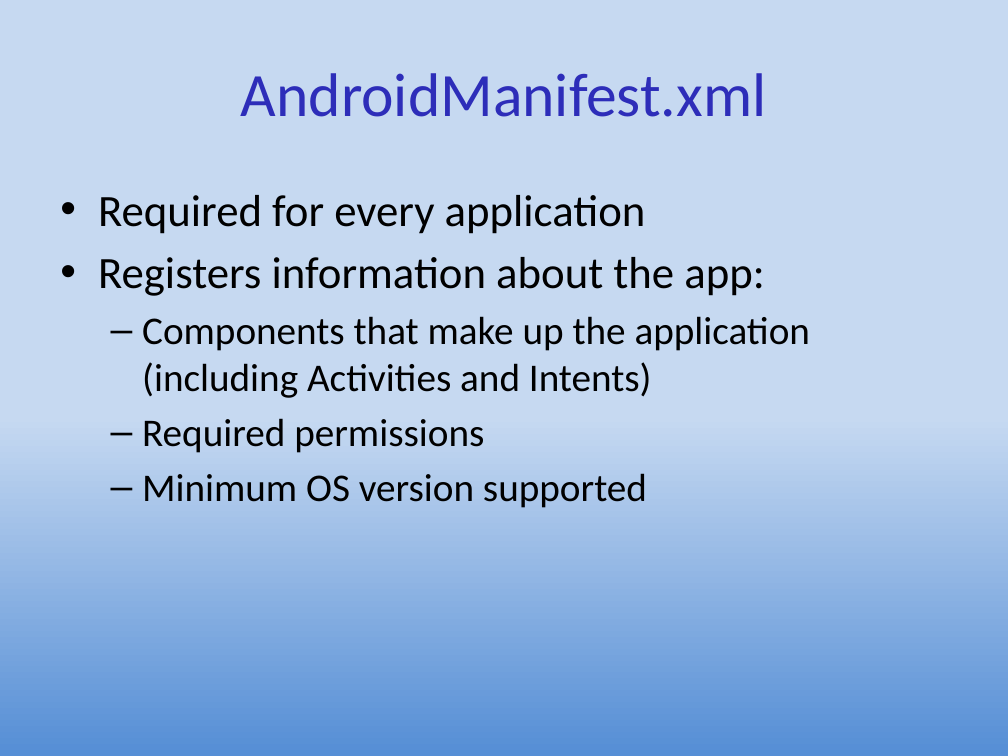
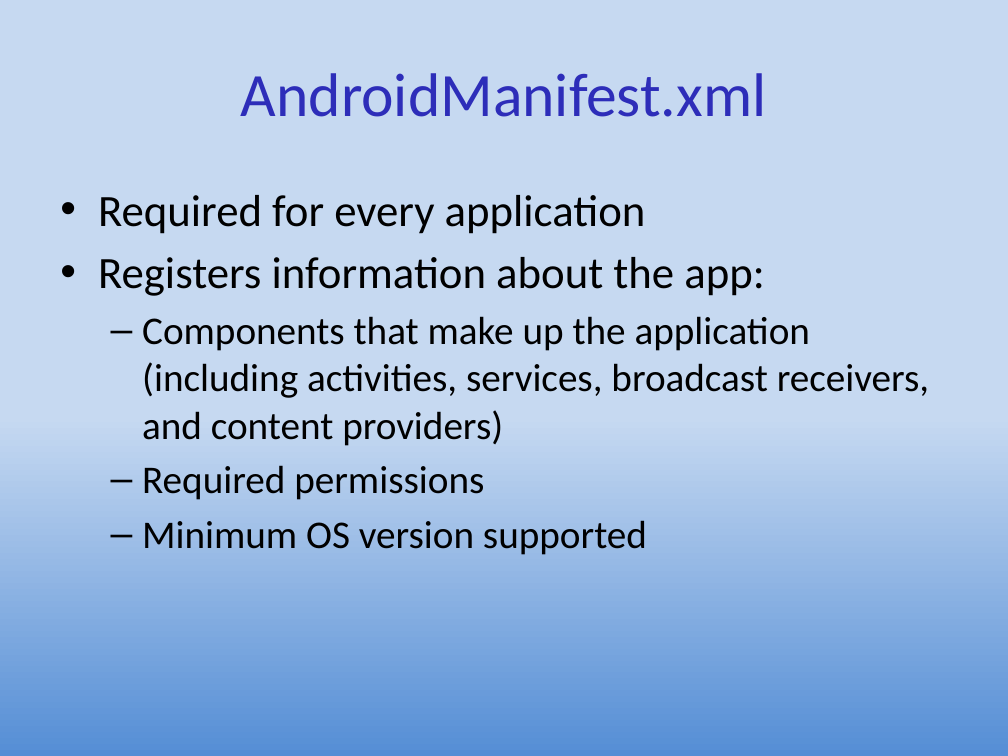
Before and after one commit to UO-CIS/CIS399Android-CourseMaterials, a slide deck: slide 11 of Notes and Slides/CIS399Wk2Day4-MultipleActivities.pptx. Drawn at 1008x756 pixels with LibreOffice and Linux fonts; fonts in the diff are those of the drawing. Boxes give left, top, right and bottom in pixels: in the first picture for what was removed or moved away, otherwise in the second. Text is boxed around its words. In the diff, an @@ line names an element or a change of style, - is before the commit and + after.

```diff
--- a/Notes and Slides/CIS399Wk2Day4-MultipleActivities.pptx
+++ b/Notes and Slides/CIS399Wk2Day4-MultipleActivities.pptx
@@ text at (142, 316, 929, 446): text changed @@
-  – Components that make up the application (including Activities and Intents)
+  – Components that make up the application (including activities, services, broadcast receivers, and content providers)
```
Also in this commit, not shown: 5 other slides changed, 7 other files.
